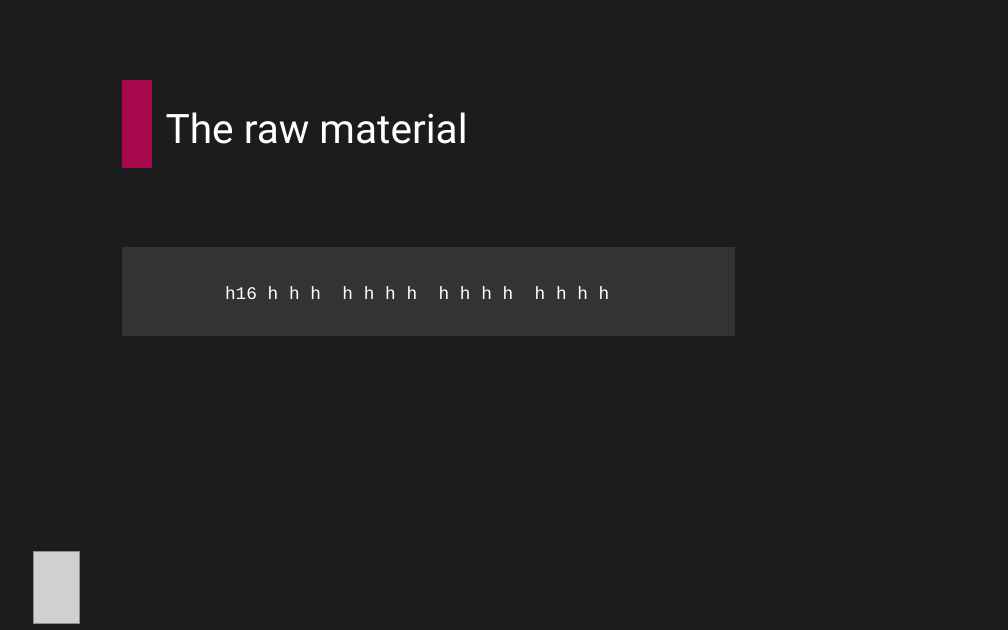
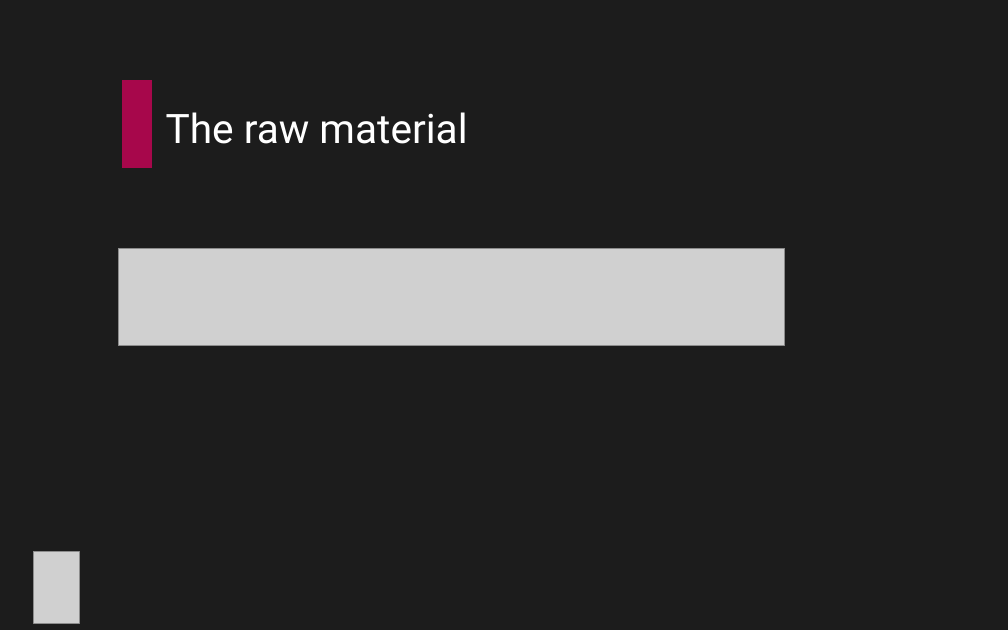
Before and after one commit to werckme/werckmeister-online, a slide deck: slide 2 of assets/impress/features/conduction_rules.odp. Drawn at 1008x630 pixels with LibreOffice and Linux fonts; fonts in the diff are those of the drawing; grey boxes stand for pictures. Boxes give left, top, right and bottom in pixels: in the first picture for what was removed or moved away, otherwise in the second. Text is boxed around its words. In the diff, an @@ line names an element or a change of style, - is before the commit and + after.

```diff
--- a/assets/impress/features/conduction_rules.odp
+++ b/assets/impress/features/conduction_rules.odp
@@ picture added at box(118, 249, 785, 346) @@
@@ rectangle removed at box(123, 248, 735, 336) @@
-h16 h h h h h h h h h h h h h h h
```
Also in this commit, not shown: 1 other slide changed.
